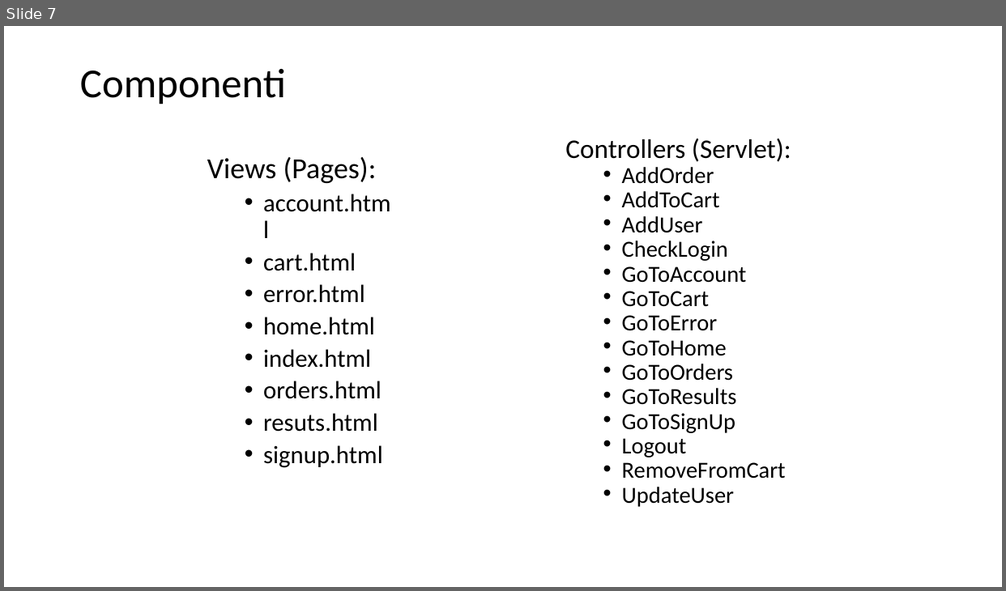
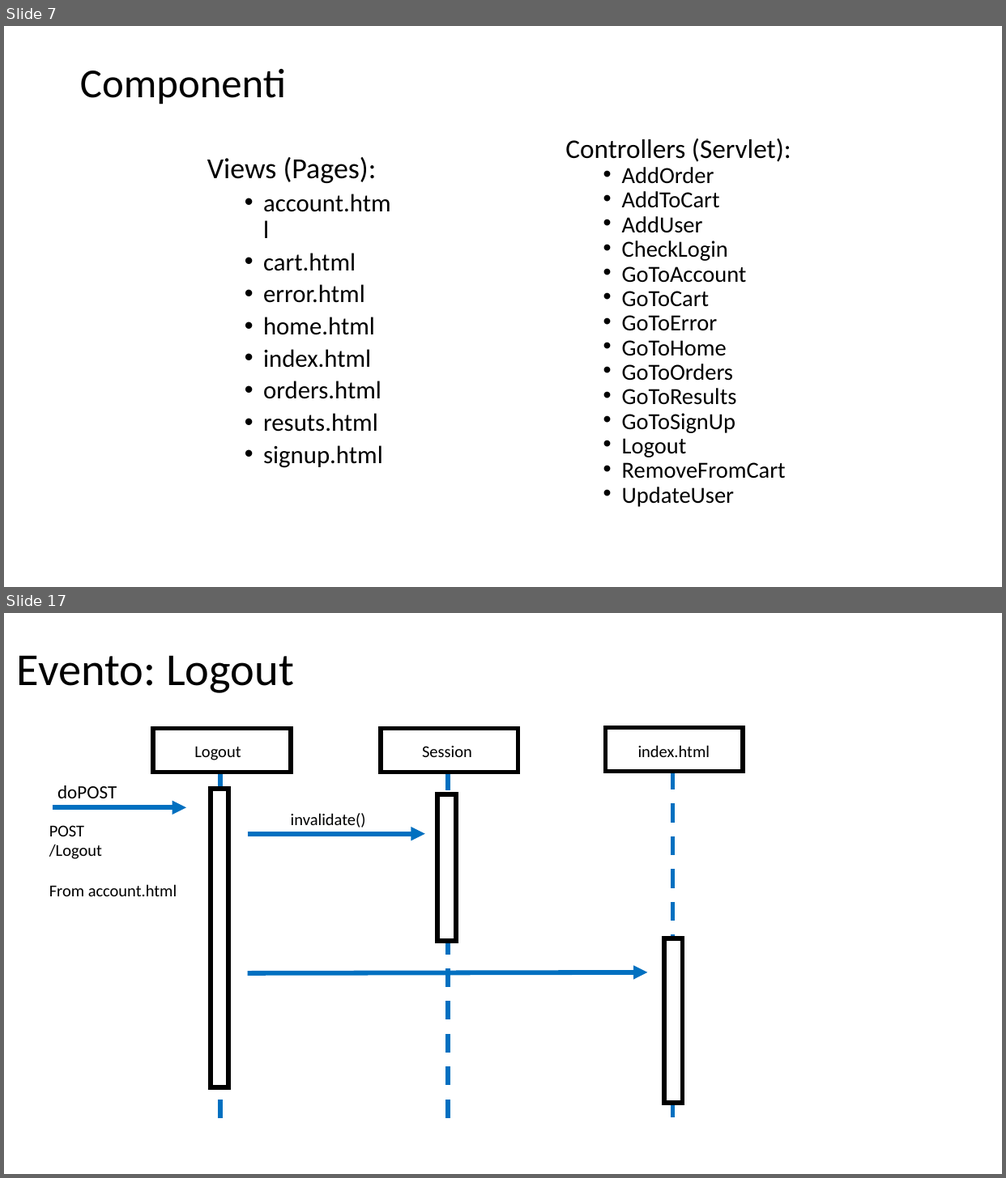
Before and after one commit to NicoleFilippi/Progetto_TIW_Polimi_2023, a slide deck: deliverables/DOCUMENTAZIONE.pptm. Shown one above the other, each under a label of ours: slide 7 before the commit, slides 7 and 17 after it; the slides between them are not shown. The pictures are 1006x591 and 1006x1178 pixels, drawn with LibreOffice and Linux fonts; fonts in the diff are those of the drawing. Boxes give left, top, right and bottom in pixels: in the first picture for what was removed or moved away, otherwise in the second. Text is boxed around its words. In the diff, an @@ line names an element or a change of style, - is before the commit and + after.

```diff
--- a/deliverables/DOCUMENTAZIONE.pptm
+++ b/deliverables/DOCUMENTAZIONE.pptm
@@ slide 17 added at (4,613,1002,1174), background #FFFFFF @@
@@ title added at (17,655,294,693), 44 pt, text #000000 @@
+Evento: Logout
@@ rectangle added at (153,728,291,773), fill #FFFFFF, outline #000000 4.5 pt @@
@@ rectangle added at (381,728,518,773), fill #FFFFFF, outline #000000 4.5 pt @@
@@ rectangle added at (605,727,743,772), fill #FFFFFF, outline #000000 4.5 pt @@
@@ text added at (194,747,241,760), 16 pt, text #000000 @@
+Logout
@@ text added at (422,746,472,757), 16 pt, text #000000 @@
+Session
@@ text added at (638,745,710,757), 16 pt, text #000000 @@
+index.html
@@ line added from (220, 772) to (220, 1127), #0070C0 4.5 pt dashed @@
@@ line added from (448, 772) to (448, 1127), #0070C0 4.5 pt dashed @@
@@ line added from (672, 771) to (672, 1126), #0070C0 4.5 pt dashed @@
@@ text added at (57,786,117,798), 18 pt, text #000000 @@
+doPOST
@@ rectangle added at (211,789,228,1088), fill #FFFFFF, outline #000000 4.5 pt @@
@@ rectangle added at (437,795,455,941), fill #FFFFFF, outline #000000 4.5 pt @@
@@ text added at (49,825,177,897), 16 pt, text #000000 @@
+POST
+/Logout
+From account.html
@@ arrow added from (53, 807) to (186, 807), #0070C0 4.5 pt @@
@@ text added at (291,813,366,828), 16 pt, text #000000 @@
+invalidate()
@@ arrow added from (247, 834) to (425, 834), #0070C0 4.5 pt @@
@@ rectangle added at (664,939,682,1103), fill #FFFFFF, outline #000000 4.5 pt @@
@@ arrow added from (247, 973) to (648, 973), #0070C0 4.5 pt @@
```
Also in this commit, not shown: 3 slides changed, 8 other slides added, 1 slide removed, 43 other files.
